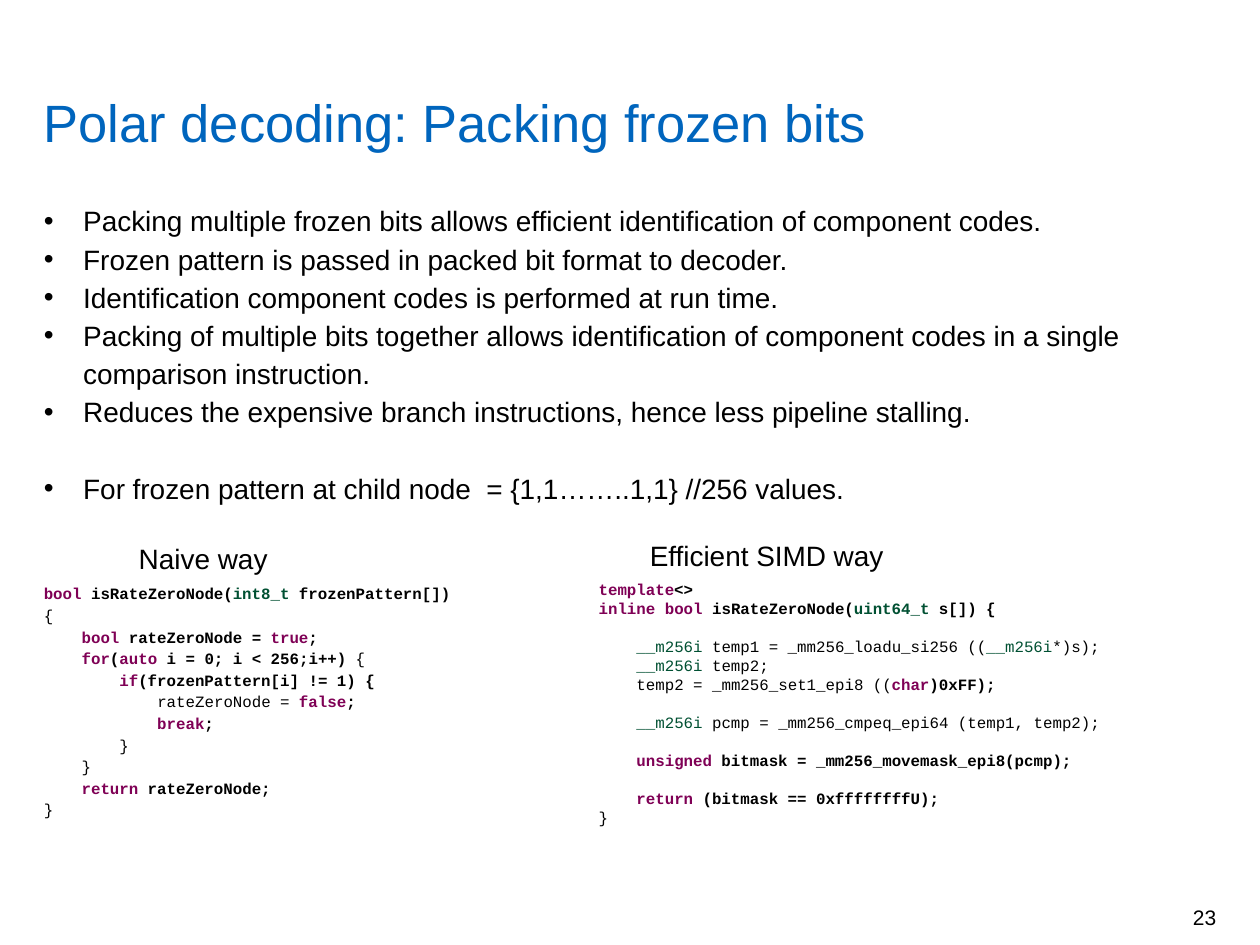
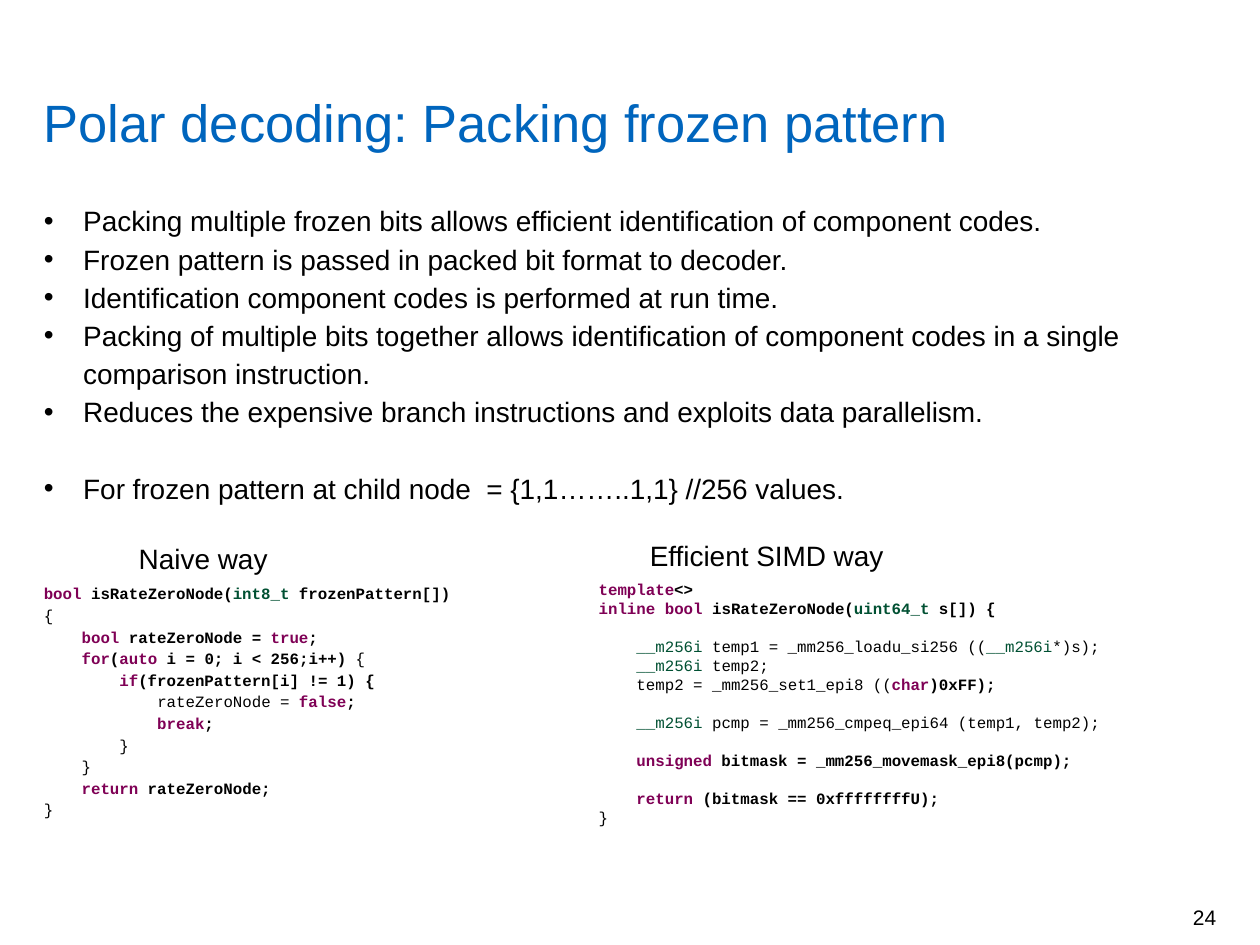
Before and after one commit to yadhu1961/thesis_5GPolorCodes, a slide deck: slide 24 of final_presentation/finalPpt.pptx (slide 23 before the commit). Drawn at 1260x945 pixels with LibreOffice and Linux fonts; fonts in the diff are those of the drawing; background and template pictures are left out. Boxes give left, top, right and bottom in pixels: in the first picture for what was removed or moved away, otherwise in the second. Text is boxed around its words. In the diff, an @@ line names an element or a change of style, - is before the commit and + after.

```diff
--- a/final_presentation/finalPpt.pptx
+++ b/final_presentation/finalPpt.pptx
@@ title at (44, 104, 947, 153): text changed @@
-Polar decoding: Packing frozen bits
+Polar decoding: Packing frozen pattern
@@ text at (83, 401, 983, 428): text changed @@
-• Reduces the expensive branch instructions, hence less pipeline stalling.
+• Reduces the expensive branch instructions and exploits data parallelism.
@@ page number at (1193, 910, 1216, 925): text changed @@
-23
+24
```
Also in this commit, not shown: 17 other slides changed, 1 slide added, 3 other files.
